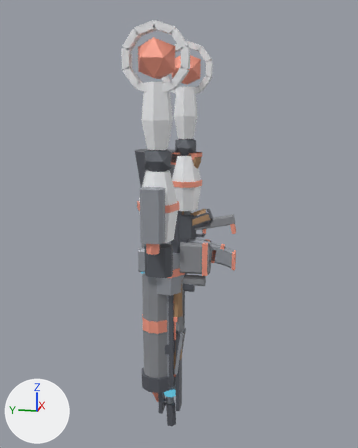
Two versions of the glTF model game/player/robot/orbit_arms.glb, one commit apart.
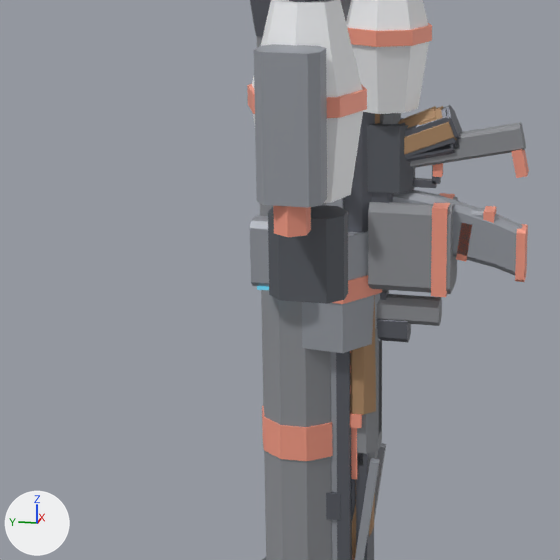
Each version is shown whole from a camera (50 mm lens) standing at (-1.574, -0.333, 1.288) and looking at (0.034, -0.011, 0.886), then close up on the part from 14% to 69% of the width and 38% to 82% of the height. Lighting does not change. The marker at lower left points along +X, +Y and +Z. The first two pictures are the older version. Vertices at exactly the same position are counted once.

The first close-up shows 'OrbitArms'.
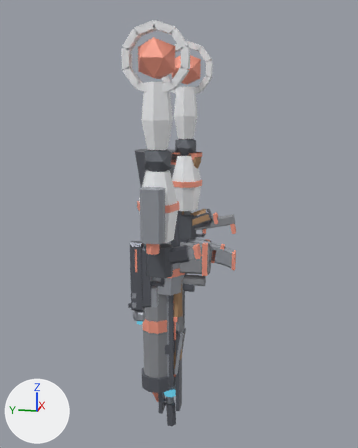
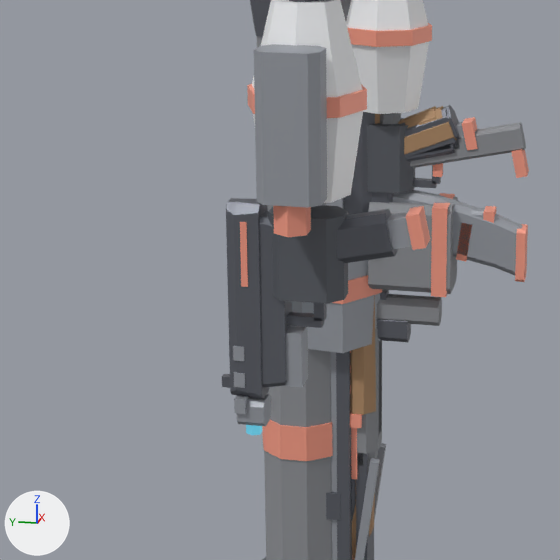
Boxes (x1, y1, x2, y2) around the edits, measured in the close-ups (560 x 560 px):
'OrbitArms', reshaped: before (247, 0, 529, 560); after (222, 0, 529, 560)
part 1 of me_orbitarms, added: after (337, 209, 398, 263)
part 2 of me_orbitarms, added: after (259, 211, 292, 387)
part 3 of me_orbitarms, added: after (314, 303, 327, 321)
part 4 of me_orbitarms, added: after (287, 312, 324, 328)
part 5 of me_orbitarms, added: after (226, 198, 270, 399)
part 6 of me_orbitarms, added: after (222, 374, 230, 388)
part 7 of me_orbitarms, added (mostly hidden): after (456, 122, 464, 137)
part 8 of me_orbitarms, added: after (286, 326, 308, 387)
part 9 of me_orbitarms, added: after (233, 345, 245, 361)
part 10 of me_orbitarms, added: after (234, 372, 245, 388)
part 11 of me_orbitarms, added: after (234, 395, 249, 414)
part 12 of me_orbitarms, added: after (237, 394, 271, 426)
part 13 of me_orbitarms, added: after (387, 212, 412, 249)
part 14 of me_orbitarms, added: after (462, 117, 478, 150)
part 15 of me_orbitarms, added: after (240, 222, 248, 287)
part 16 of me_orbitarms, added: after (405, 206, 430, 250)
part 17 of me_orbitarms, added: after (246, 425, 262, 436)

The change, as a diff of the scene's bpy script:
```diff
--- a/game/player/robot/orbit_arms.glb.py
+++ b/game/player/robot/orbit_arms.glb.py
@@ me_orbitarms @@
-me_orbitarms.from_pydata(...)  # 3466 vertices, 5939 faces; spans x -0.3..0.29, y -0.19..0.19, z -0.03..1.49
+me_orbitarms.from_pydata(...)  # 3794 vertices, 6475 faces; spans x -0.3..0.29, y -0.19..0.19, z -0.03..1.49
+# me_orbitarms part 1: the loose piece of 16 vertices spanning x 0.2..0.23, y -0.1..0.03, z 0.81..0.89 is copied, and the copy is moved by (-0.43, 0.0, 0.0), in mat_akimbo_gun (grey #73767e); it spans x -0.23..-0.2, y -0.09..0.02, z 0.82..0.88
+# me_orbitarms part 2: the loose piece of 16 vertices spanning x 0.2..0.23, y 0.02..0.05, z 0.68..0.88 is copied, and the copy is moved by (-0.43, 0.0, 0.0), in mat_akimbo_gun (grey #73767e); it spans x -0.23..-0.2, y 0.02..0.05, z 0.69..0.88
+# me_orbitarms part 3: a new loose piece, a box spanning x -0.221..-0.209, y -0.018..-0.007, z 0.763..0.823, in mat_akimbo_gun (grey #73767e)
+# me_orbitarms part 4: a new loose piece, a box spanning x -0.221..-0.209, y -0.015..0.023, z 0.756..0.766, in mat_akimbo_gun (grey #73767e)
+# me_orbitarms part 5: the loose piece of 24 vertices spanning x 0.19..0.24, y 0.05..0.09, z 0.66..0.89 is copied, and the copy is scaled about its middle by (0.848, 0.905, 0.915), then moved by (-0.43, 0.0, 0.0), in mat_akimbo_gun (grey #73767e); it spans x -0.23..-0.2, y 0.05..0.08, z 0.67..0.89
+# me_orbitarms part 6: a new loose piece, a box spanning x -0.219..-0.211, y 0.084..0.096, z 0.679..0.691, in mat_akimbo_gun (grey #73767e)
+# me_orbitarms part 7: the loose piece of 8 vertices spanning x 0.2..0.23, y -0.1..0.01, z 0.83..0.88 is copied, and the copy is scaled about its middle by (0.923, 1.19, 0.939), then moved by (0.0, -0.01, 0.0), in mat_akimbo_detail (grey #a2a6ad); it spans x 0.2..0.23, y -0.12..0.02, z 0.83..0.88
+# me_orbitarms part 8: a new loose piece, a box spanning x -0.228..-0.202, y 0.005..0.023, z 0.69..0.75, in mat_akimbo_detail (grey #a2a6ad)
+# me_orbitarms part 9: a new loose piece, a box spanning x -0.234..-0.196, y 0.066..0.078, z 0.717..0.733, in mat_akimbo_detail (grey #a2a6ad)
+# me_orbitarms part 10: a new loose piece, a box spanning x -0.234..-0.196, y 0.066..0.078, z 0.687..0.703, in mat_akimbo_detail (grey #a2a6ad)
+# me_orbitarms part 11: a new loose piece, a box spanning x -0.234..-0.196, y 0.066..0.078, z 0.657..0.673, in mat_akimbo_detail (grey #a2a6ad)
+# me_orbitarms part 12: the loose piece of 16 vertices spanning x 0.17..0.19, y 0.06..0.08, z 0.69..0.72 is copied, and the copy is moved by (-0.4, -0.01, -0.05), in mat_akimbo_detail (grey #a2a6ad); it spans x -0.23..-0.2, y 0.05..0.08, z 0.64..0.67
+# me_orbitarms part 13: the loose piece of 8 vertices spanning x 0.2..0.23, y -0.1..0.01, z 0.83..0.88 is copied, and the copy is scaled about its middle by (0.923, 1.19, 0.939), then moved by (-0.43, -0.01, 0.0), in mat_akimbo_detail (grey #a2a6ad); it spans x -0.23..-0.2, y -0.12..0.02, z 0.83..0.88
+# me_orbitarms part 14: the loose piece of 8 vertices spanning x 0.21..0.22, y -0.08..-0.07, z 0.81..0.84 is copied, and the copy is moved by (0.0, -0.04, 0.04), in mat_akimbo_accent (beige #f9a089); it spans x 0.2..0.23, y -0.13..-0.1, z 0.85..0.89
+# me_orbitarms part 15: a new loose piece, a box spanning x -0.234..-0.196, y 0.0605..0.0675, z 0.8..0.87, in mat_akimbo_accent (beige #f9a089)
+# me_orbitarms part 16: the loose piece of 8 vertices spanning x 0.21..0.22, y -0.08..-0.07, z 0.81..0.84 is copied, and the copy is moved by (-0.43, -0.04, 0.04), in mat_akimbo_accent (beige #f9a089); it spans x -0.23..-0.2, y -0.13..-0.1, z 0.85..0.89
+# me_orbitarms part 17: a new loose piece, a 6-sided cylinder along z spanning x -0.224..-0.206, y 0.054..0.07, z 0.628..0.648, in mat_akimbo_lens (dark blue #3f5969, glowing cyan #59b3cb)
+# other edits to the shape of me_orbitarms do not show in these pictures
 me_orbitarms.materials.append(mat_armor)
@@ me_orbitarms @@
 me_orbitarms.materials.append(mat_grenade_launcher_polymer)
+me_orbitarms.materials.append(mat_akimbo_gun)  # grey #73767e
+me_orbitarms.materials.append(mat_akimbo_detail)  # grey #a2a6ad
+me_orbitarms.materials.append(mat_akimbo_accent)  # beige #f9a089
+me_orbitarms.materials.append(mat_akimbo_lens)  # dark blue #3f5969, glowing cyan #59b3cb
```
